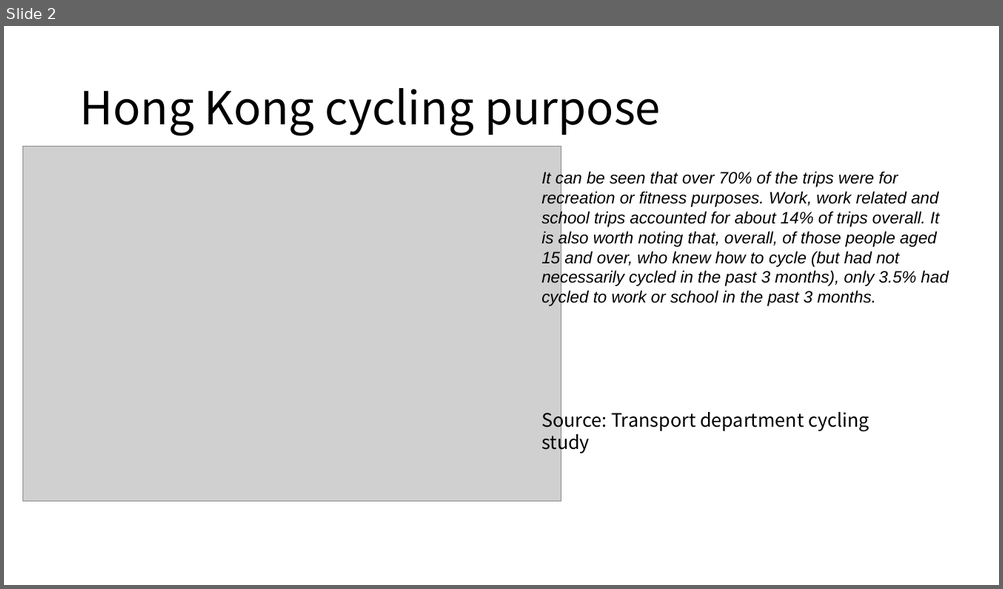
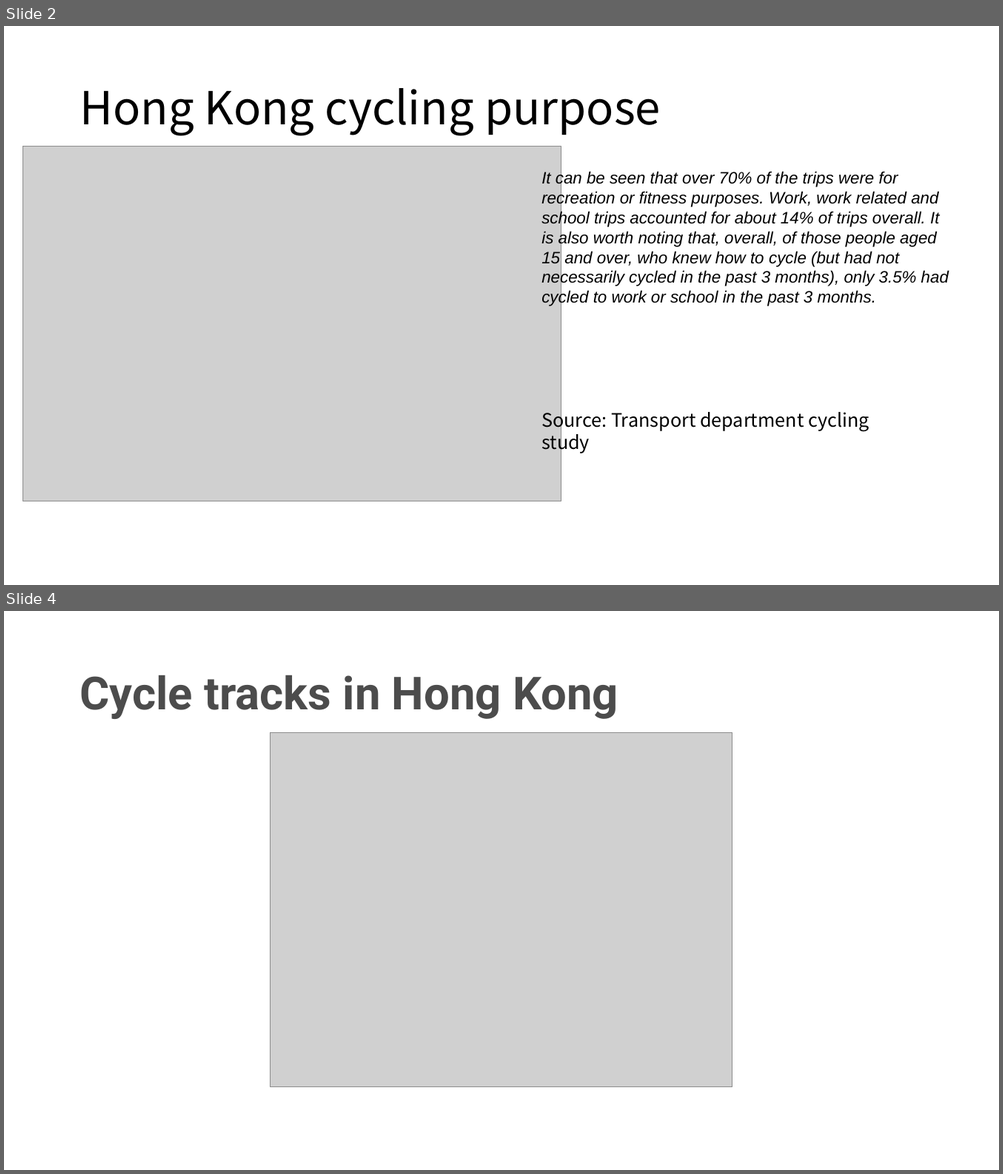
Before and after one commit to CeHouGIS/bike-motivation-difference, a slide deck: slides/演示文稿2.pptx. Shown one above the other, each under a label of ours: slide 2 before the commit, slides 2 and 4 after it; the slides between them are not shown. The pictures are 1003x589 and 1003x1174 pixels, drawn with LibreOffice and Linux fonts; fonts in the diff are those of the drawing; grey boxes stand for pictures. Boxes give left, top, right and bottom in pixels: in the first picture for what was removed or moved away, otherwise in the second. Text is boxed around its words. In the diff, an @@ line names an element or a change of style, - is before the commit and + after.

```diff
--- a/slides/演示文稿2.pptx
+++ b/slides/演示文稿2.pptx
@@ slide 4 added at [4, 611, 999, 1170], background #FFFFFF @@
@@ title added at [79, 675, 618, 719], 44 pt, text #4C4C4C, bold @@
+Cycle tracks in Hong Kong
@@ picture added at [270, 732, 732, 1088] @@
```
Also in this commit, not shown: 4 other slides added, 1 other file.
